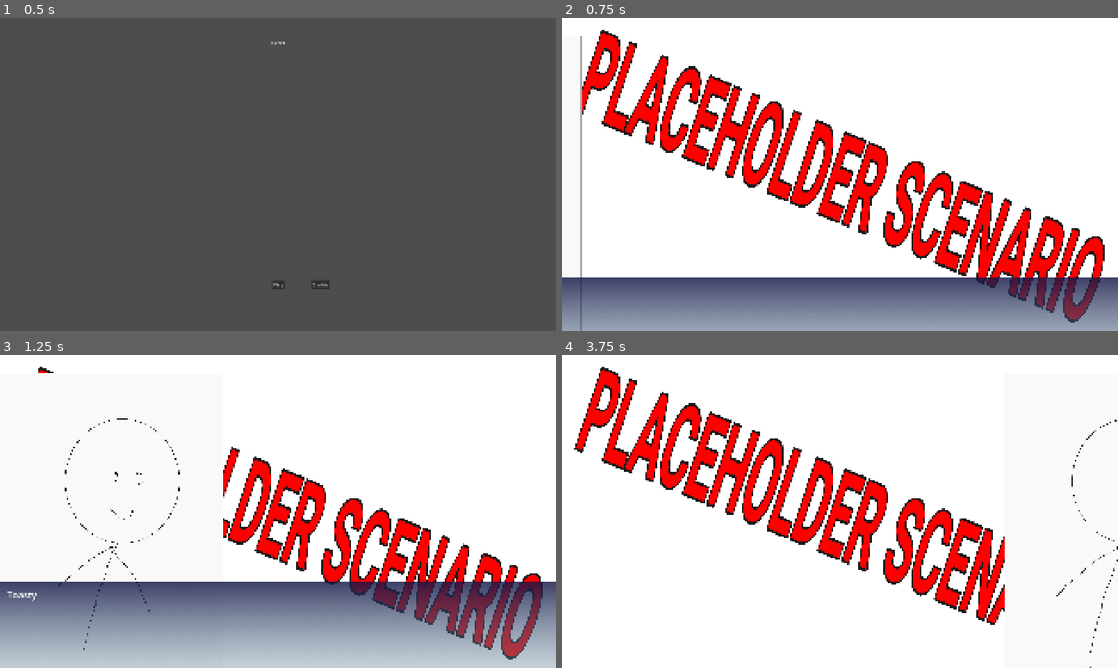
Above: before the commit, frames 1-4 (two rows, left to right).
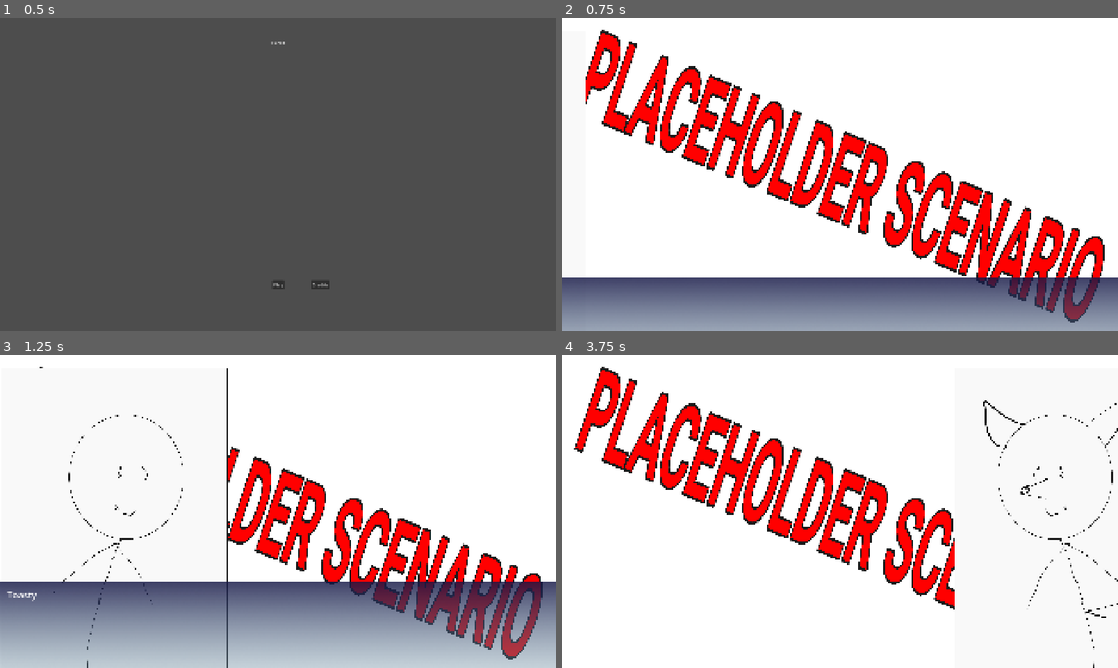
Above: after the commit, the same moments.

Repository: ricardobusta/globalgamejam2026
Game: Godot game, scene res://scenes/title.tscn
Same seed, same stepped clock (60 frames per second), same inputs: the game is played once before the commit and once after it.
Inputs (mouse positions are in pixels of both pictures, inside the frame that each line leads up to):
- Up to frame 1 (0.5 s): no input
- Up to frame 2 (0.75 s): click "Play" at 0.5 s
- Up to frame 3 (1.25 s): no input
- Up to frame 4 (3.75 s): move the mouse to (962, 495) at 1.27 s; click (962, 495) at 1.42 s; tap Enter at 2 s; move the mouse to (728, 527) at 2.02 s; click (728, 527) at 2.17 s; move the mouse to (895, 442) at 2.77 s; click (895, 442) at 2.92 s; tap Space at 3.5 s; move the mouse to (812, 574) at 3.52 s; click (812, 574) at 3.67 s

Frame 1 is identical in both runs. In frame 2, 0.4% of the frame differs, in the area x 3-5%, y 5-100%; in frame 3, 0.9%; in frame 4, 2.4%, in the area x 70-100%, y 14-100%.

Commit message:
Fix character placement and add placeholder for a second character

Diff:
--- /dev/null
+++ b/furto/assets/characters/fursuit_maker/fursuit_maker.tscn
@@ -0,0 +1,20 @@
+[gd_scene format=3 uid="uid://b28lwr66bp4t8"]
+
+[ext_resource type="Script" uid="uid://mbinehdpg87d" path="res://code/vn/character_root.gd" id="1_p2puo"]
+[ext_resource type="Texture2D" uid="uid://csvqbwndnjkda" path="res://assets/characters/fursuit_maker/fursuit_maker.png" id="2_5u78t"]
+
+[node name="FursuitMaker" type="Control" unique_id=321236823]
+layout_mode = 3
+anchors_preset = 0
+script = ExtResource("1_p2puo")
+char_name = "Fursuit Maker"
+
+[node name="TextureRect" type="TextureRect" parent="." unique_id=439839108]
+layout_mode = 0
+offset_left = 296.0
+offset_top = -1033.0
+offset_right = 1074.919
+offset_bottom = -1.0
+scale = Vector2(-1, 1)
+texture = ExtResource("2_5u78t")
+expand_mode = 3
--- a/furto/assets/characters/placeholder/placeholder_character.tscn
+++ /dev/null
@@ -1,19 +0,0 @@
-[gd_scene format=3 uid="uid://beciq5k5usibp"]
-
-[ext_resource type="Texture2D" uid="uid://b6oprij5heup1" path="res://assets/characters/placeholder/placeholder.png" id="1_8cryu"]
-[ext_resource type="Script" uid="uid://mbinehdpg87d" path="res://code/vn/character_root.gd" id="1_ughyw"]
-
-[node name="PlaceholderCharacter" type="Control" unique_id=321236823]
-layout_mode = 3
-anchors_preset = 0
-script = ExtResource("1_ughyw")
-char_name = "Placeholder"
-
-[node name="TextureRect" type="TextureRect" parent="." unique_id=439839108]
-layout_mode = 0
-offset_left = -308.0
-offset_top = -1019.0
-offset_right = 443.0
-offset_bottom = 13.0
-texture = ExtResource("1_8cryu")
-expand_mode = 3
--- /dev/null
+++ b/furto/assets/characters/protagonist/protagonist.tscn
@@ -0,0 +1,20 @@
+[gd_scene format=3 uid="uid://beciq5k5usibp"]
+
+[ext_resource type="Script" uid="uid://mbinehdpg87d" path="res://code/vn/character_root.gd" id="1_1nu1q"]
+[ext_resource type="Texture2D" uid="uid://b6oprij5heup1" path="res://assets/characters/protagonist/placeholder.png" id="2_w5pr0"]
+
+[node name="Protagonist" type="Control" unique_id=321236823]
+layout_mode = 3
+anchors_preset = 0
+script = ExtResource("1_1nu1q")
+char_name = "Protagonist"
+char_protag = true
+
+[node name="TextureRect" type="TextureRect" parent="." unique_id=439839108]
+layout_mode = 0
+offset_left = -294.0
+offset_top = -1033.0
+offset_right = 484.91888
+offset_bottom = -1.0
+texture = ExtResource("2_w5pr0")
+expand_mode = 3
--- a/furto/code/vn/gameplay_controller.gd
+++ b/furto/code/vn/gameplay_controller.gd
@@ -7,7 +7,6 @@
 @onready var character_canvas: CanvasLayer = $CharacterCanvas
 
 @export var placeholder_location: String = "res://assets/locations/placeholder/placeholder_location.tscn"
-@export var placeholder_character: String = "res://assets/characters/placeholder/placeholder_character.tscn"
 
 var location_node: LocationRoot
 const vn_text_panel_on_y: int = 780
@@ -16,14 +15,13 @@
 const vn_text_animate_text_duration_per_char: float = 0.02
 
 func _ready() -> void:
-	var char1:= async_load_character(placeholder_character)
-	var char2:= async_load_character(placeholder_character)
-	char2.char_protag = true
+	var fursuit_maker:= async_load_character("res://assets/characters/fursuit_maker/fursuit_maker.tscn")
+	var protagonist:= async_load_character("res://assets/characters/protagonist/protagonist.tscn")
 	vn_text_panel.visible = false
 	vn_fade_panel.visible = false
 	await async_set_location(placeholder_location, 0.0)
-	await async_show_texts(["Toasty","massa"], char2)
-	await async_show_text("Eae mano", char1)
+	await async_show_texts(["Toasty","massa"], protagonist)
+	await async_show_text("Eae mano", fursuit_maker)
 	await async_show_text("E todos viveram felizes para sempre", null)
 	await async_set_location(placeholder_location, 1.0)
 	await async_show_text("a", null)
--- /dev/null
+++ b/furto/code/vn/vn_controller.gd
@@ -0,0 +1 @@
+extends Node
Binary file added: furto/assets/characters/fursuit_maker/fursuit_maker.png
Not shown, changed: furto/assets/characters/fursuit_maker/fursuit_maker.png.import
Renamed: furto/assets/characters/placeholder/placeholder.png -> furto/assets/characters/protagonist/placeholder.png
Not shown, added: furto/assets/characters/protagonist/placeholder.png.import
Not shown, added: furto/code/vn/vn_controller.gd.uid
